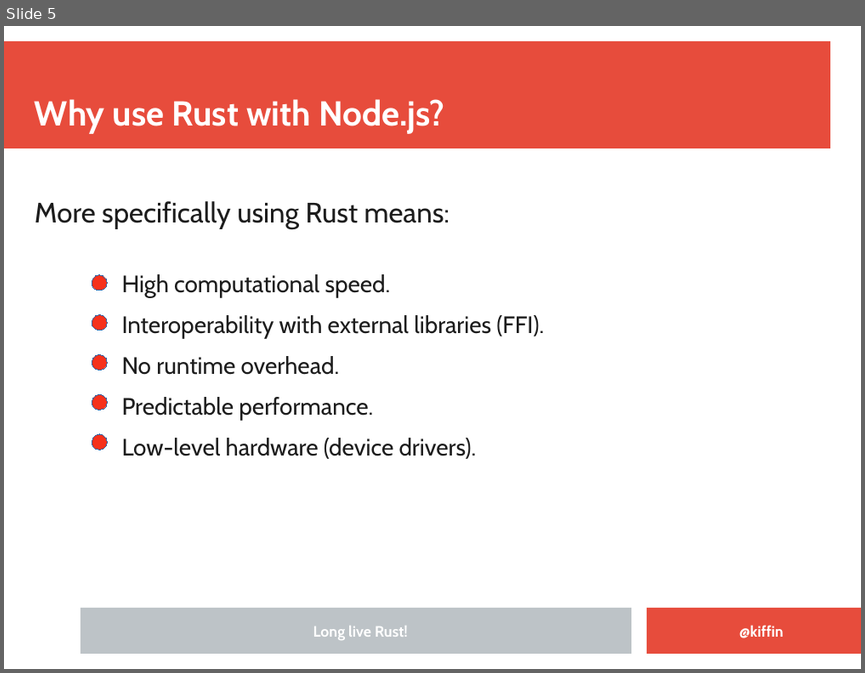
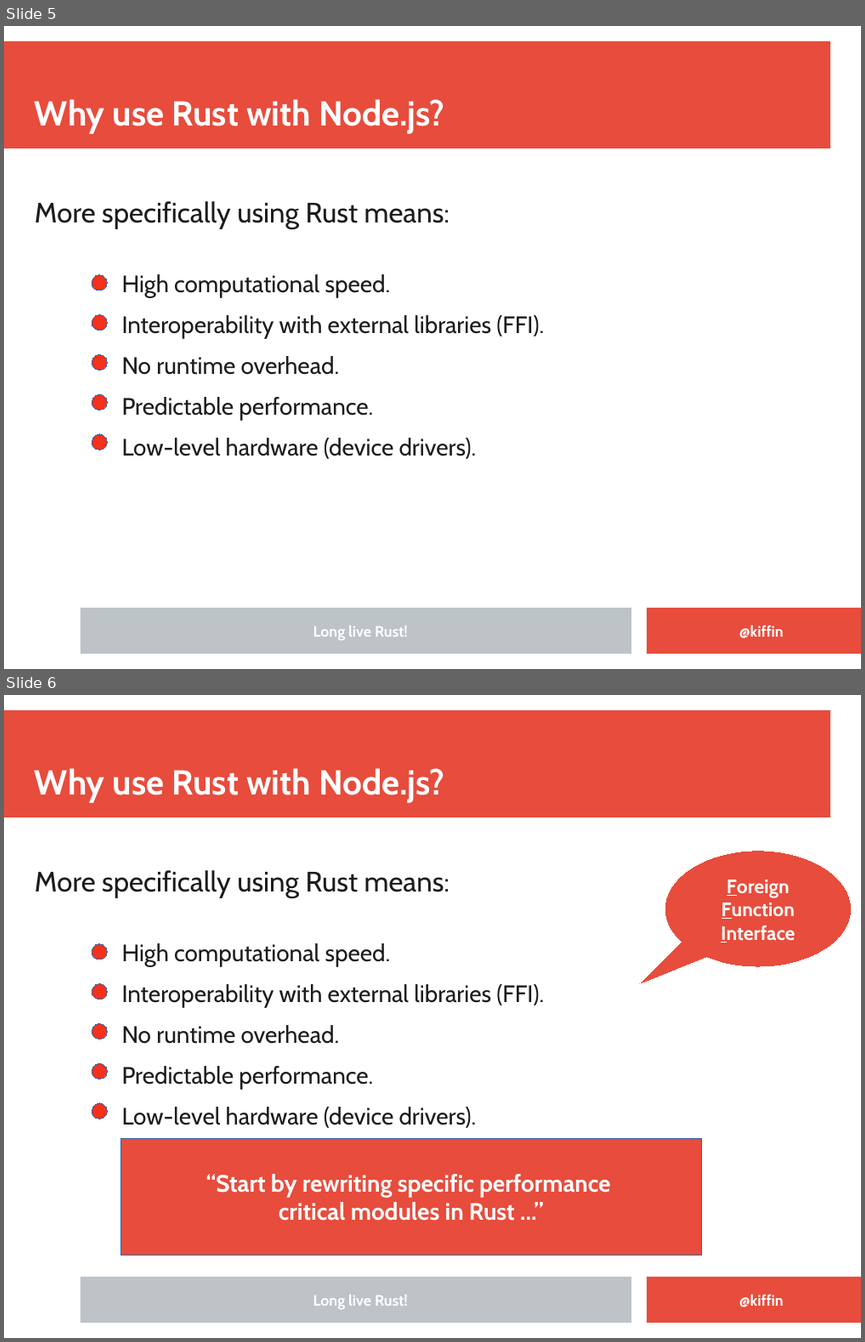
Before and after one commit to kgish/rust-node-addon-template, a slide deck: documents/Embedding-Rust-in-NodeJS-applications.odp. Shown one above the other, each under a label of ours: slide 5 before the commit, slides 5 and 6 after it. The pictures are 865x673 and 865x1342 pixels, drawn with LibreOffice and Linux fonts; fonts in the diff are those of the drawing; background and template pictures are left out. Boxes give left, top, right and bottom in pixels: in the first picture for what was removed or moved away, otherwise in the second. Text is boxed around its words. In the diff, an @@ line names an element or a change of style, - is before the commit and + after.

```diff
--- a/documents/Embedding-Rust-in-NodeJS-applications.odp
+++ b/documents/Embedding-Rust-in-NodeJS-applications.odp
@@ slide 6 added at [4,695,861,1338], background #FFFFFF; not listed: 3 template elements that a slide beside it also shows @@
@@ title added at [35,768,444,803], 32 pt, text #FFFFFF, bold @@
+Why use Rust with Node.js?
@@ text added at [35,870,450,897], 26 pt, text #1C1C1C @@
+More specifically using Rust means:
@@ speech bubble added at [664,851,851,967], fill #E74C3C, outline #FFFFFF 0 pt, 18 pt, text #FFFFFF, bold @@
+Foreign
+Function
+Interface
@@ ellipse added at [92,944,108,959], fill #F6311B, outline #3465A4 0 pt @@
@@ text added at [122,943,544,1128], 22 pt, text #1C1C1C @@
+  High computational speed.
+  Interoperability with external libraries (FFI).
+  No runtime overhead.
+  Predictable performance.
+  Low-level hardware (device drivers).
@@ ellipse added at [92,983,108,999], fill #F6311B, outline #3465A4 0 pt @@
@@ ellipse added at [92,1023,108,1038], fill #F6311B, outline #3465A4 0 pt @@
@@ ellipse added at [92,1064,108,1079], fill #F6311B, outline #3465A4 0 pt @@
@@ ellipse added at [92,1103,108,1119], fill #F6311B, outline #3465A4 0 pt @@
@@ rectangle added at [120,1138,701,1255], fill #E74C3C, outline #3465A4 0 pt, 22 pt, text #FFFFFF, bold @@
+“Start by rewriting specific performance
+critical modules in Rust ...”
@@ text added at [313,1294,408,1309], 14 pt, text #FFFFFF, bold @@
+Long live Rust!
@@ text added at [739,1293,783,1307], 14 pt, text #FFFFFF, bold @@
+@kiffin
```
Also in this commit, not shown: 2 slides changed.
